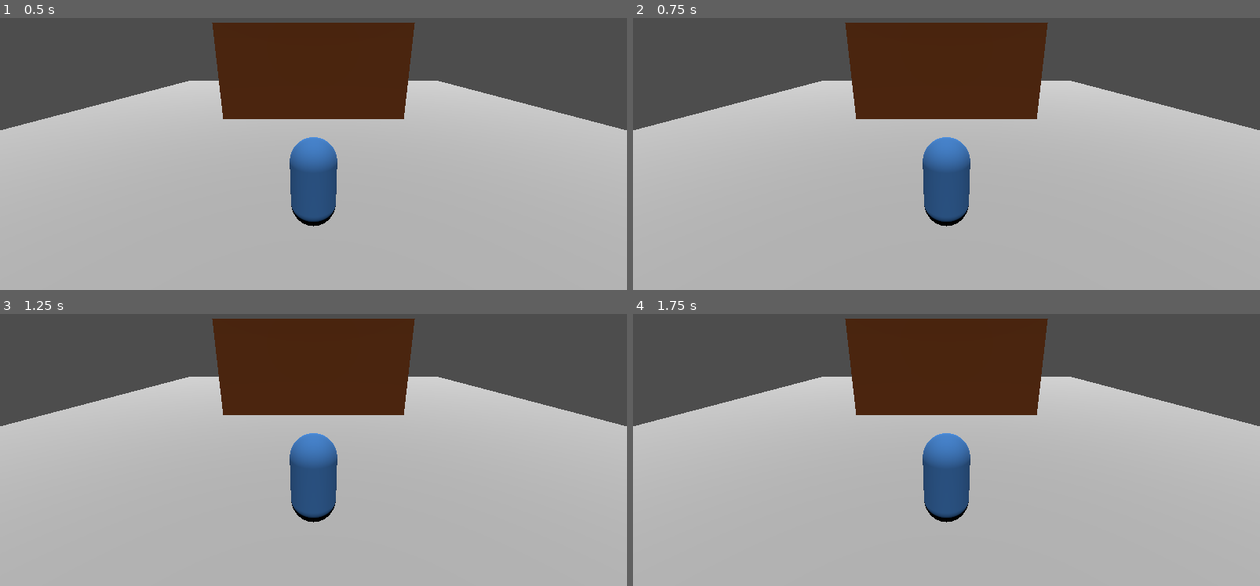
Above: before the commit, frames 1-4 (two rows, left to right).
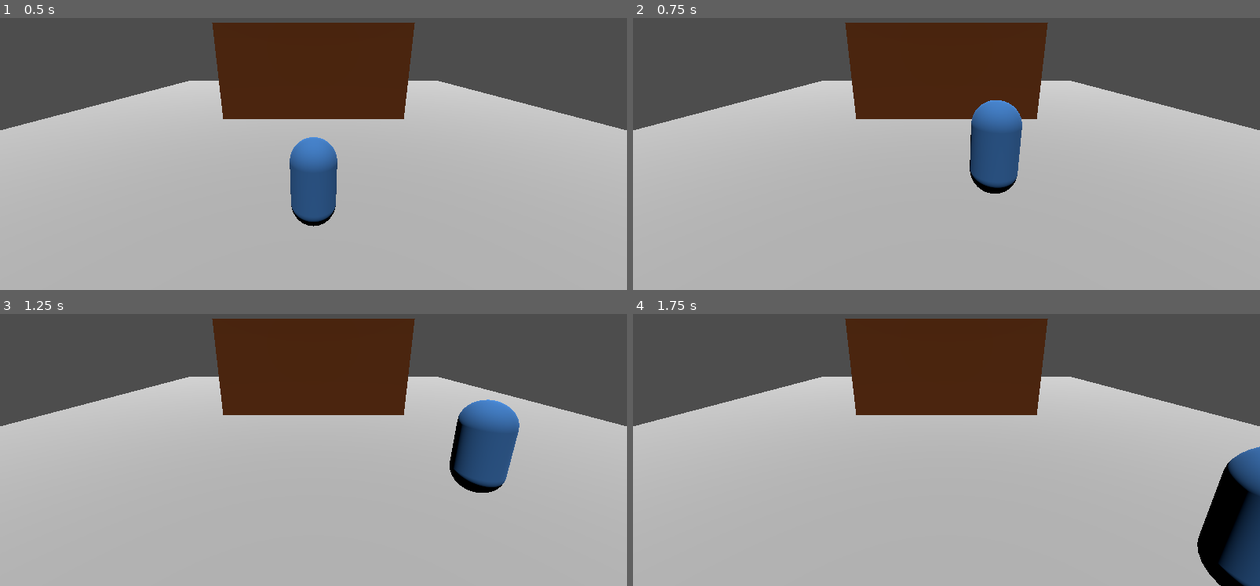
Above: after the commit, the same moments.

Repository: lucsedirae/godot_template_441
Game: Godot game, scene res://init.tscn
The game is run twice, just before and just after one commit, with the same random seed, the same clock (stepped at 60 frames per second) and the same inputs.
Inputs:
- Up to frame 1 (0.5 s): no input
- Up to frame 2 (0.75 s): tap Enter (ui_accept) at 0.5, 0.6 s; hold D (move_right, bound only after the commit) from 0.53 s (still down)
- Up to frame 3 (1.25 s): keep holding D (move_right, bound only after the commit); tap Enter (ui_accept) at 0.77, 1.07 s
- Up to frame 4 (1.75 s): release D (move_right, bound only after the commit) at 1.28 s; hold S (move_down, bound only after the commit) from 1.28 s (still down); tap Enter (ui_accept) at 1.35, 1.52 s

Frame 1 is identical in both runs. In frame 2, 4.5% of the frame differs, in the area x 46-63%, y 30-77%; in frame 3, 5.1%; in frame 4, 6.0%, in the area x 46-100%, y 43-100%.

Commit message:
Implemented movement system

Diff:
--- a/Modules/movement/init_movement.gd
+++ b/Modules/movement/init_movement.gd
@@ -1 +1,41 @@
 extends Node
+
+func _ready() -> void:
+	print("Movement module loaded")
+
+static func setup_wasd_controls():
+	var movement_actions = {
+		"move_up": KEY_W,
+		"move_left": KEY_A,
+		"move_down": KEY_S,
+		"move_right": KEY_D
+	}
+
+	# Add each action and bind the corresponding key
+	for action_name in movement_actions.keys():
+		var key_code = movement_actions[action_name]
+
+		# Check if action already exists, if not create it
+		if not InputMap.has_action(action_name):
+			InputMap.add_action(action_name)
+			print("Added action: ", action_name)
+		else:
+			print("Action already exists: ", action_name)
+
+		# Create the key input event
+		var key_event = InputEventKey.new()
+		key_event.keycode = key_code
+
+		# Check if this specific key is already mapped to this action
+		var already_mapped = false
+		for existing_event in InputMap.action_get_events(action_name):
+			if existing_event is InputEventKey and existing_event.keycode == key_code:
+				already_mapped = true
+				break
+
+		# Add the key event to the action if not already mapped
+		if not already_mapped:
+			InputMap.action_add_event(action_name, key_event)
+			print("Mapped ", OS.get_keycode_string(key_code), " to ", action_name)
+		else:
+			print("Key ", OS.get_keycode_string(key_code), " already mapped to ", action_name)
--- a/Scenes/main.tscn
+++ b/Scenes/main.tscn
@@ -2,7 +2,7 @@
 
 [ext_resource type="PlaneMesh" uid="uid://d2l5s17h6i0ff" path="res://Assets/meshes/level_floor.tres" id="1_jjgbg"]
 [ext_resource type="PackedScene" uid="uid://cectpwuvntg50" path="res://Scenes/player.tscn" id="2_bo1nx"]
-[ext_resource type="PackedScene" uid="uid://dyka1me0qym52" path="res://Scenes/walls.tscn" id="3_8gbba"]
+[ext_resource type="PackedScene" uid="uid://dyka1me0qym52" path="res://Scenes/wall.tscn" id="3_8gbba"]
 
 [sub_resource type="BoxShape3D" id="BoxShape3D_jjgbg"]
 size = Vector3(2, 1, 2)
@@ -29,5 +29,5 @@
 [node name="Player" parent="." instance=ExtResource("2_bo1nx")]
 transform = Transform3D(1, 0, 0, 0, 1, 0, 0, 0, 1, 0, 1, 8.25)
 
-[node name="Walls" parent="." instance=ExtResource("3_8gbba")]
+[node name="Wall" parent="." instance=ExtResource("3_8gbba")]
 transform = Transform3D(1, 0, 0, 0, 1, 0, 0, 0, 1, 0, 2.5, 0)
--- a/Scenes/player.tscn
+++ b/Scenes/player.tscn
@@ -1,15 +1,16 @@
-[gd_scene load_steps=3 format=3 uid="uid://cectpwuvntg50"]
+[gd_scene load_steps=4 format=3 uid="uid://cectpwuvntg50"]
 
+[ext_resource type="Script" uid="uid://phbc0ni34g88" path="res://Scenes/scripts/player.gd" id="1_cvnsp"]
 [ext_resource type="CapsuleMesh" uid="uid://dbymm5bisrt1m" path="res://Assets/meshes/player_placeholder.tres" id="1_v0iea"]
 
 [sub_resource type="CapsuleShape3D" id="CapsuleShape3D_cvnsp"]
 
-[node name="Player" type="Node3D"]
+[node name="Player" type="CharacterBody3D"]
+script = ExtResource("1_cvnsp")
 
-[node name="CharacterBody3D" type="CharacterBody3D" parent="."]
-
-[node name="CollisionShape3D" type="CollisionShape3D" parent="CharacterBody3D"]
+[node name="CollisionShape3D" type="CollisionShape3D" parent="."]
 shape = SubResource("CapsuleShape3D_cvnsp")
 
-[node name="MeshInstance3D" type="MeshInstance3D" parent="CharacterBody3D"]
+[node name="MeshInstance3D" type="MeshInstance3D" parent="."]
 mesh = ExtResource("1_v0iea")
+skeleton = NodePath("")
--- /dev/null
+++ b/Scenes/scripts/player.gd
@@ -0,0 +1,38 @@
+extends CharacterBody3D
+
+@export var speed = 5.0
+@export var jump_velocity = 4.5
+
+# Get the gravity from the project settings to be synced with RigidBody nodes
+var gravity = ProjectSettings.get_setting("physics/3d/default_gravity")
+
+func _physics_process(delta):
+	# Add gravity
+	if not is_on_floor():
+		velocity.y -= gravity * delta
+
+	# Handle jump
+	if Input.is_action_just_pressed("ui_accept") and is_on_floor():
+		velocity.y = jump_velocity
+
+	# Get input direction using WASD controls
+	var input_dir = Vector2.ZERO
+	if Input.is_action_pressed("move_left"):
+		input_dir.x -= 1
+	if Input.is_action_pressed("move_right"):
+		input_dir.x += 1
+	if Input.is_action_pressed("move_up"):
+		input_dir.y -= 1  # Forward (negative Z in 3D)
+	if Input.is_action_pressed("move_down"):
+		input_dir.y += 1  # Backward (positive Z in 3D)
+
+	# Apply horizontal movement
+	if input_dir != Vector2.ZERO:
+		velocity.x = input_dir.x * speed
+		velocity.z = input_dir.y * speed  # Map input_dir.y to velocity.z
+	else:
+		velocity.x = move_toward(velocity.x, 0, speed)
+		velocity.z = move_toward(velocity.z, 0, speed)
+
+	# Apply the movement
+	move_and_slide()
--- /dev/null
+++ b/Scenes/wall.tscn
@@ -0,0 +1,17 @@
+[gd_scene load_steps=3 format=3 uid="uid://dyka1me0qym52"]
+
+[ext_resource type="BoxMesh" uid="uid://gf2pock1s1v6" path="res://Assets/meshes/level_walls.tres" id="1_2bj67"]
+
+[sub_resource type="BoxShape3D" id="BoxShape3D_2bj67"]
+size = Vector3(10, 5, 1)
+
+[node name="Wall" type="Node3D"]
+
+[node name="StaticBody3D" type="StaticBody3D" parent="."]
+
+[node name="CollisionShape3D" type="CollisionShape3D" parent="StaticBody3D"]
+shape = SubResource("BoxShape3D_2bj67")
+
+[node name="MeshInstance3D" type="MeshInstance3D" parent="StaticBody3D"]
+mesh = ExtResource("1_2bj67")
+skeleton = NodePath("../..")
--- a/Scenes/walls.tscn
+++ /dev/null
@@ -1,8 +0,0 @@
-[gd_scene load_steps=2 format=3 uid="uid://dyka1me0qym52"]
-
-[ext_resource type="BoxMesh" uid="uid://gf2pock1s1v6" path="res://Assets/meshes/level_walls.tres" id="1_2bj67"]
-
-[node name="Walls" type="Node3D"]
-
-[node name="MeshInstance3D" type="MeshInstance3D" parent="."]
-mesh = ExtResource("1_2bj67")
--- a/init.gd
+++ b/init.gd
@@ -10,5 +10,7 @@
 	var config_module = module_manager.load_module("config", self)
 	var ui_module = module_manager.load_module("ui", self)
 	var scene_manager = module_manager.load_module("scene_management", self)
+	var movement_module = module_manager.load_module("movement", self)
 
+	movement_module.setup_wasd_controls()
 	scene_manager.load_scene("main")
Not shown, added: Scenes/scripts/player.gd.uid
